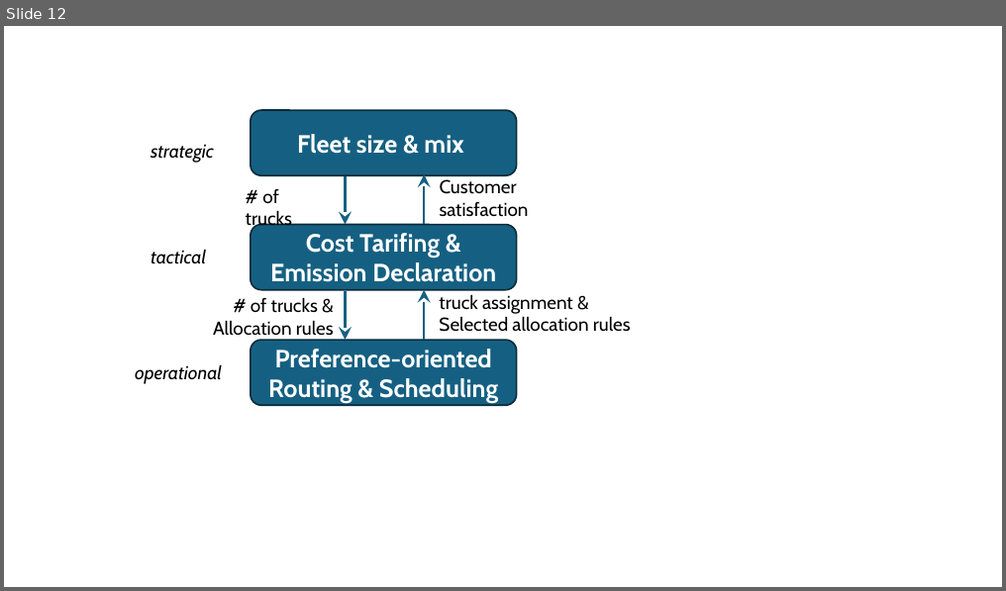
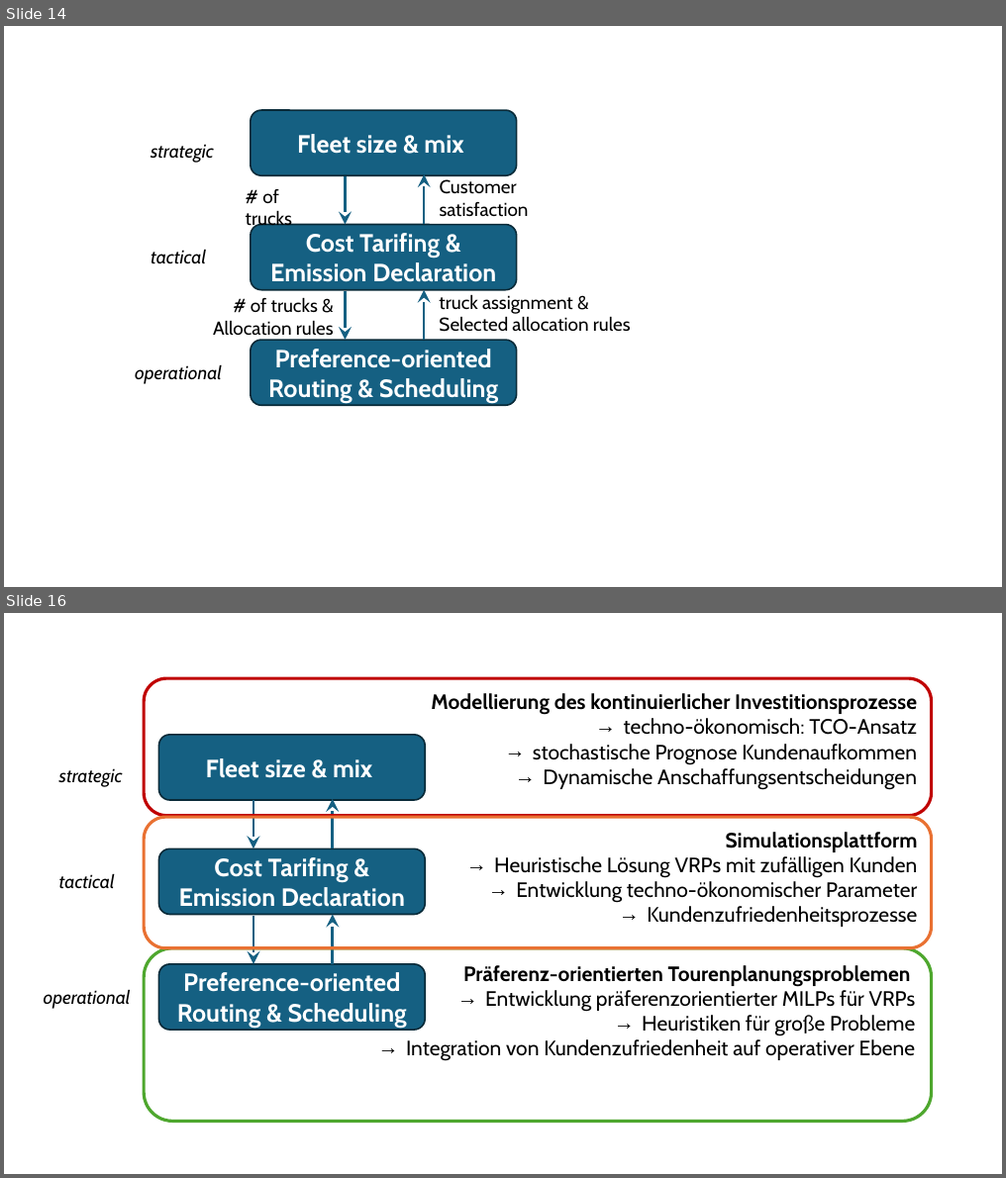
Before and after one commit to tkirschstein/FloTUV, a slide deck: presentations/RITMO_052026/fig/!abb.pptx. Shown one above the other, each under a label of ours: slide 12 before the commit, slides 14 and 16 after it; the slides between them are not shown. The pictures are 1006x591 and 1006x1178 pixels, drawn with LibreOffice and Linux fonts; fonts in the diff are those of the drawing. Boxes give left, top, right and bottom in pixels: in the first picture for what was removed or moved away, otherwise in the second. Text is boxed around its words. In the diff, an @@ line names an element or a change of style, - is before the commit and + after.

```diff
--- a/presentations/RITMO_052026/fig/!abb.pptx
+++ b/presentations/RITMO_052026/fig/!abb.pptx
@@ slide 16 added at (4,613,1002,1174), background #FFFFFF @@
@@ rounded rectangle added at (144,678,932,815), outline #C00000 3 pt, 20 pt, text #000000 @@
+Modellierung des kontinuierlicher Investitionsprozesse
+→ techno-ökonomisch: TCO-Ansatz
+→ stochastische Prognose Kundenaufkommen
+→ Dynamische Anschaffungsentscheidungen
@@ rounded rectangle added at (159,735,426,800), fill #156082, outline #092A39 1.5 pt, 24 pt, text #FFFFFF, bold @@
+Fleet size & mix
@@ text added at (59,768,123,787), 18 pt, text #000000, italic @@
+strategic
@@ rounded rectangle added at (144,817,932,949), outline #E97132 3 pt, 20 pt, text #000000 @@
+Simulationsplattform
+→ Heuristische Lösung VRPs mit zufälligen Kunden
+→ Entwicklung techno-ökonomischer Parameter
+→ Kundenzufriedenheitsprozesse
@@ arrow added from (253, 801) to (253, 849), #156082 2.5 pt @@
@@ arrow added from (333, 849) to (333, 799), #156082 2.5 pt @@
@@ rounded rectangle added at (159,849,426,915), fill #156082, outline #092A39 1.5 pt, 24 pt, text #FFFFFF, bold @@
+Cost Tarifing & Emission Declaration
@@ text added at (59,873,115,889), 18 pt, text #000000, italic @@
+tactical
@@ arrow added from (253, 916) to (253, 964), #156082 2.5 pt @@
@@ arrow added from (333, 964) to (333, 915), #156082 2.5 pt @@
@@ rounded rectangle added at (144,949,932,1121), outline #4EA72E 3 pt, 20 pt, text #000000 @@
+Präferenz-orientierten Tourenplanungsproblemen
+→ Entwicklung präferenzorientierter MILPs für VRPs
+→ Heuristiken für große Probleme
+→ Integration von Kundenzufriedenheit auf operativer Ebene
@@ rounded rectangle added at (159,964,426,1030), fill #156082, outline #092A39 1.5 pt, 24 pt, text #FFFFFF, bold @@
+Preference-oriented Routing & Scheduling
@@ text added at (44,989,131,1009), 18 pt, text #000000, italic @@
+operational
@@ what was slide 12 is now slide 14 @@
```
Also in this commit, not shown: 4 other slides added, 1 slide removed, 7 other files.
